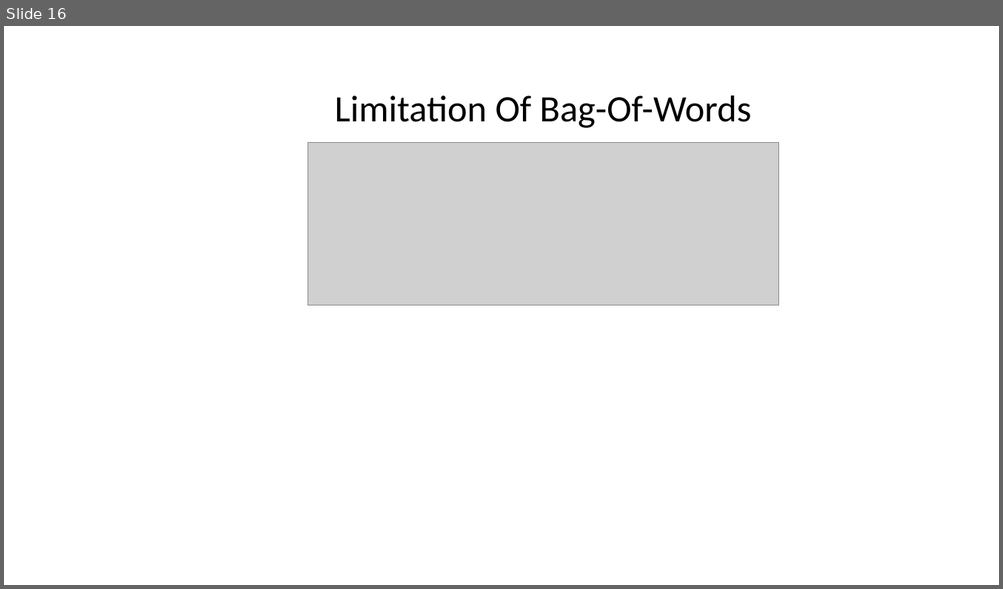
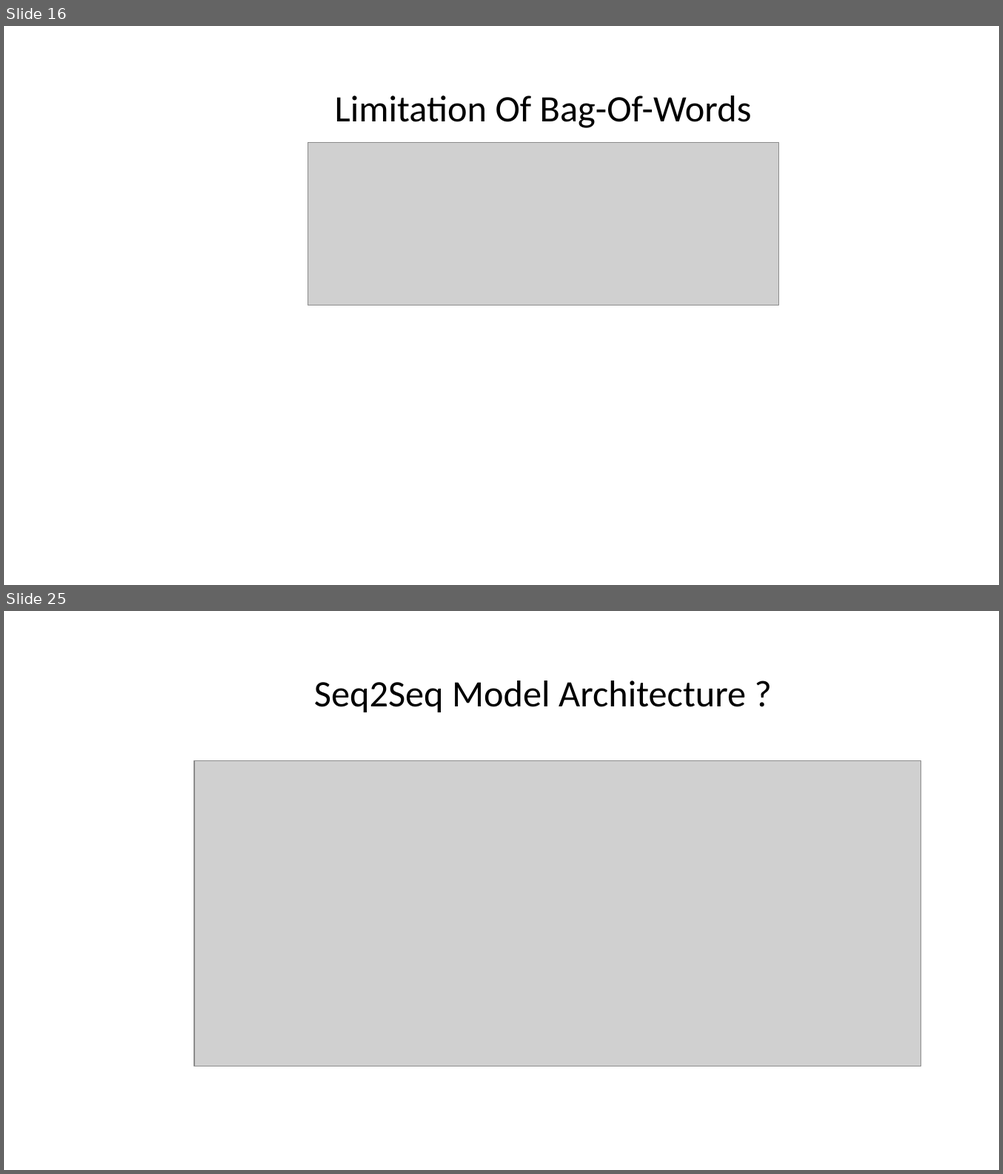
Before and after one commit to AvinashTiwari/Artifical-intelligence, a slide deck: 16_Nlp/NLP.pptx. Shown one above the other, each under a label of ours: slide 16 before the commit, slides 16 and 25 after it; the slides between them are not shown. The pictures are 1003x589 and 1003x1174 pixels, drawn with LibreOffice and Linux fonts; fonts in the diff are those of the drawing; grey boxes stand for pictures. Boxes give left, top, right and bottom in pixels: in the first picture for what was removed or moved away, otherwise in the second. Text is boxed around its words. In the diff, an @@ line names an element or a change of style, - is before the commit and + after.

```diff
--- a/16_Nlp/NLP.pptx
+++ b/16_Nlp/NLP.pptx
@@ slide 25 added at [4, 611, 999, 1170], background #FFFFFF @@
@@ title added at [314, 681, 745, 712], 36 pt, text #000000 @@
+Seq2Seq Model Architecture ?
@@ picture added at [194, 761, 921, 1066] @@
```
Also in this commit, not shown: 16 other slides added.
